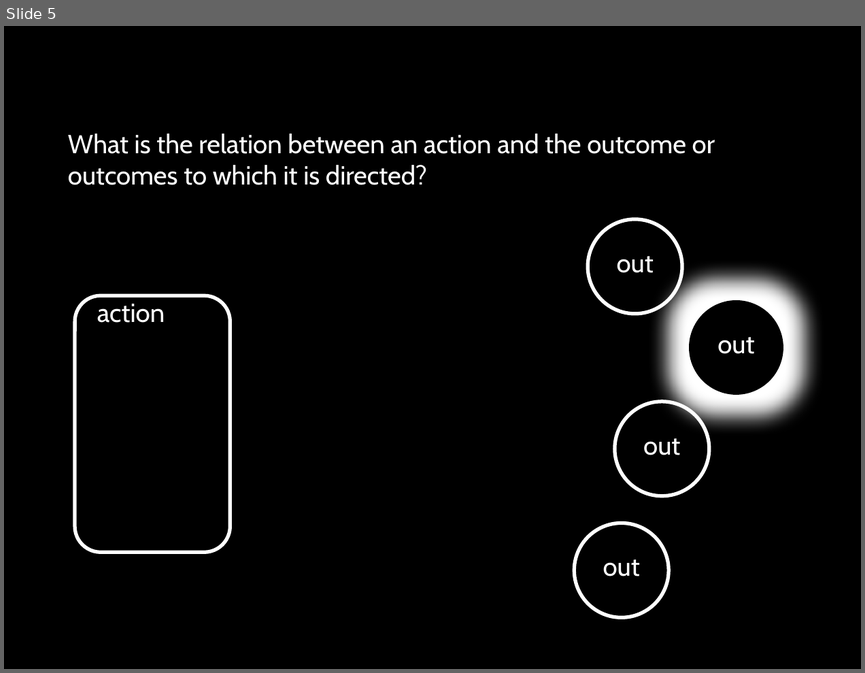
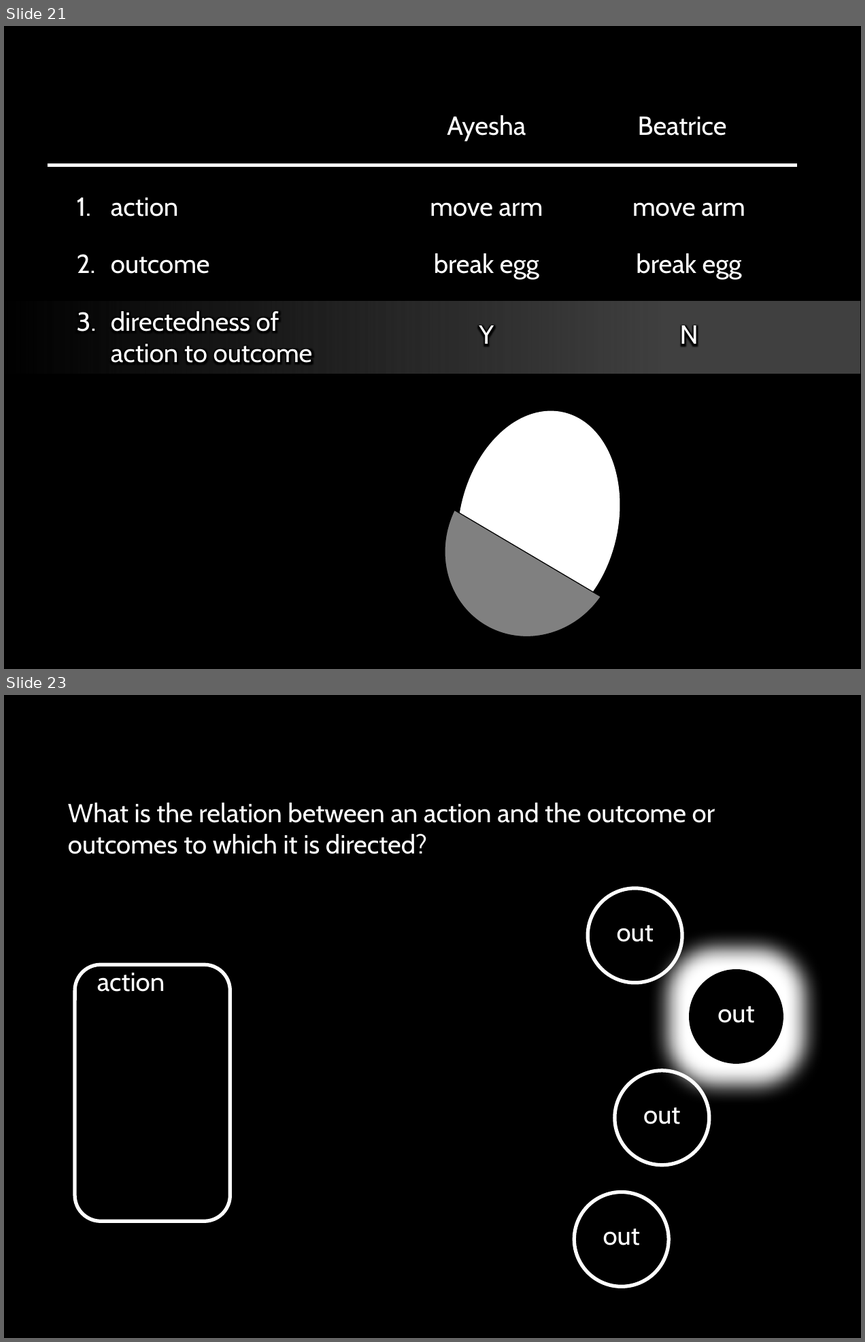
Before and after one commit to butterfill/lecture_mindreading_joint_action_philosophical_tools, a slide deck: lecture06 goal ascription teleological motor/lecture06.ppt.pptx. Shown one above the other, each under a label of ours: slide 5 before the commit, slides 21 and 23 after it; the slides between them are not shown. The pictures are 865x673 and 865x1342 pixels, drawn with LibreOffice and Linux fonts; fonts in the diff are those of the drawing. Boxes give left, top, right and bottom in pixels: in the first picture for what was removed or moved away, otherwise in the second. Text is boxed around its words. In the diff, an @@ line names an element or a change of style, - is before the commit and + after.

```diff
--- a/lecture06 goal ascription teleological motor/lecture06.ppt.pptx
+++ b/lecture06 goal ascription teleological motor/lecture06.ppt.pptx
@@ slide 21 added at [4, 26, 861, 669], background #000000 @@
@@ text added at [447, 115, 526, 141], 22 pt, text #FFFFFF @@
+Ayesha
@@ text added at [638, 116, 727, 135], 22 pt, text #FFFFFF @@
+Beatrice
@@ line added from (48, 165) to (797, 165), #FFFFFF 3 pt @@
@@ text added at [77, 197, 313, 363], 22 pt, text #FFFFFF @@
+1. action
+2. outcome
+3. directedness of action to outcome
@@ text added at [430, 202, 543, 346], 22 pt, text #FFFFFF @@
+move arm
+break egg
+Y
@@ text added at [632, 202, 745, 346], 22 pt, text #FFFFFF @@
+move arm
+break egg
+N
@@ rectangle added at [4, 300, 861, 375], fill gradient #404040, outline #000000 0.75 pt @@
@@ ellipse added at [436, 395, 640, 648], fill #FFFFFF @@
@@ chord (boxed as its full ellipse) added at [413, 425, 650, 667], fill #808080, outline #000000 0.75 pt @@
@@ what was slide 5 is now slide 23 @@
```
Also in this commit, not shown: 5 slides changed, 61 other slides added.
